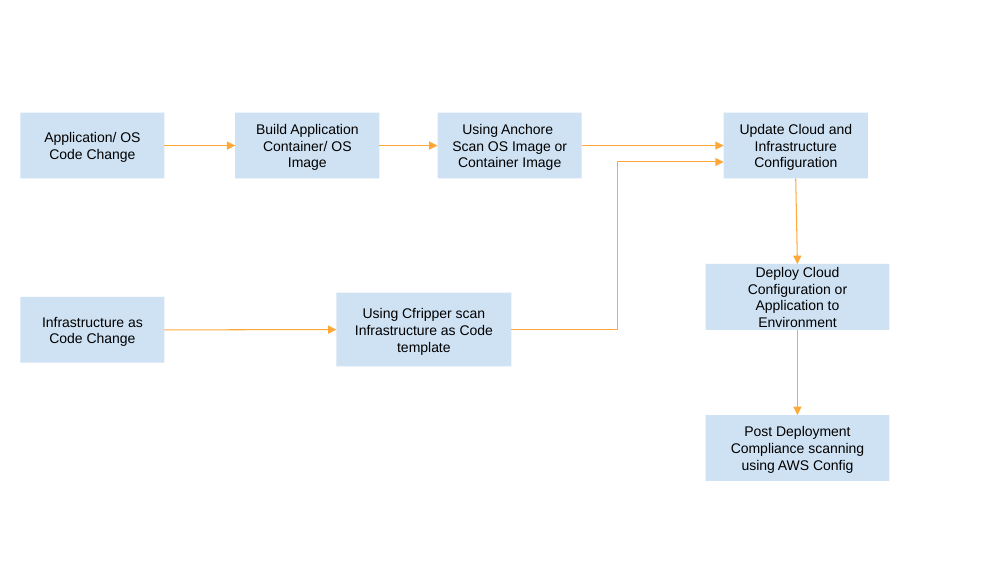
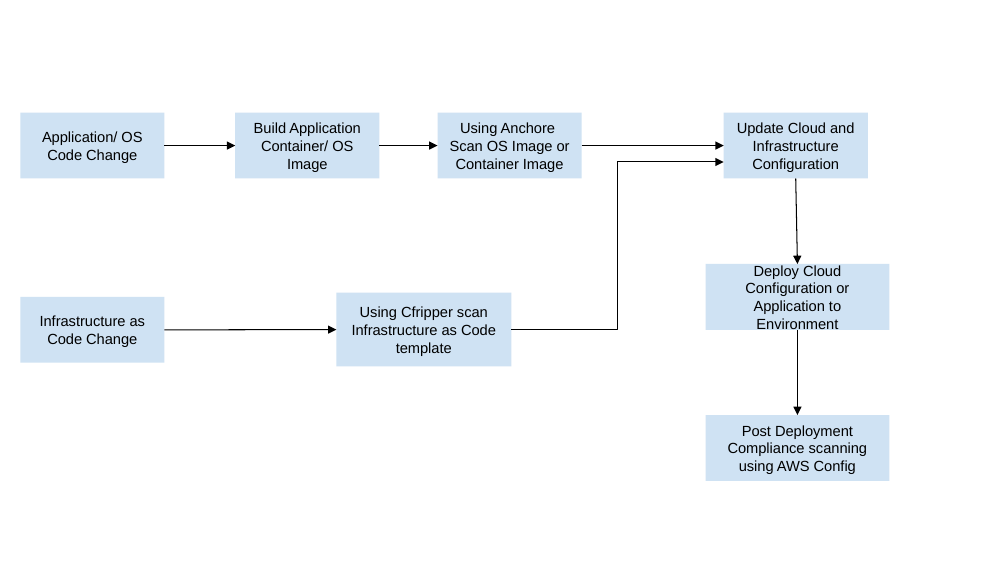
Before and after one commit to haint97/Securing-the-Recipe-Vault-Web-Application-Udacity-NanoDegree, a slide deck: slide 1 of Excercise5/DevOpsPipeline.pptx. Drawn at 1008x567 pixels with LibreOffice and Linux fonts; fonts in the diff are those of the drawing. Boxes give left, top, right and bottom in pixels: in the first picture for what was removed or moved away, otherwise in the second. Text is boxed around its words. In the diff, an @@ line names an element or a change of style, - is before the commit and + after.

Commit message:
update the pineline

```diff
--- a/Excercise5/DevOpsPipeline.pptx
+++ b/Excercise5/DevOpsPipeline.pptx
@@ arrow (164, 145) - (235, 145): stroke #FEA83A 0.75 pt to #000000 0.75 pt @@
@@ arrow (379, 145) - (437, 145): stroke #FEA83A 0.75 pt to #000000 0.75 pt @@
@@ arrow (582, 145) - (724, 145): stroke #FEA83A 0.75 pt to #000000 0.75 pt @@
@@ elbow arrow (511, 330) - (724, 162): stroke #FEA83A 0.75 pt to #000000 0.75 pt @@
@@ arrow (795, 178) - (797, 264): stroke #FEA83A 0.75 pt to #000000 0.75 pt @@
@@ arrow (164, 330) - (337, 330): stroke #FEA83A 0.75 pt to #000000 0.75 pt @@
@@ arrow (797, 330) - (797, 415): stroke #FEA83A 0.75 pt to #000000 0.75 pt @@
@@ size 10 to 10.5 pt in 8 elements at [235,113,379,178], [706,264,889,330], [724,113,868,178], [20,113,164,178], [20,297,164,363], [437,113,582,178], [337,292,512,366], [706,415,889,481] @@
```
